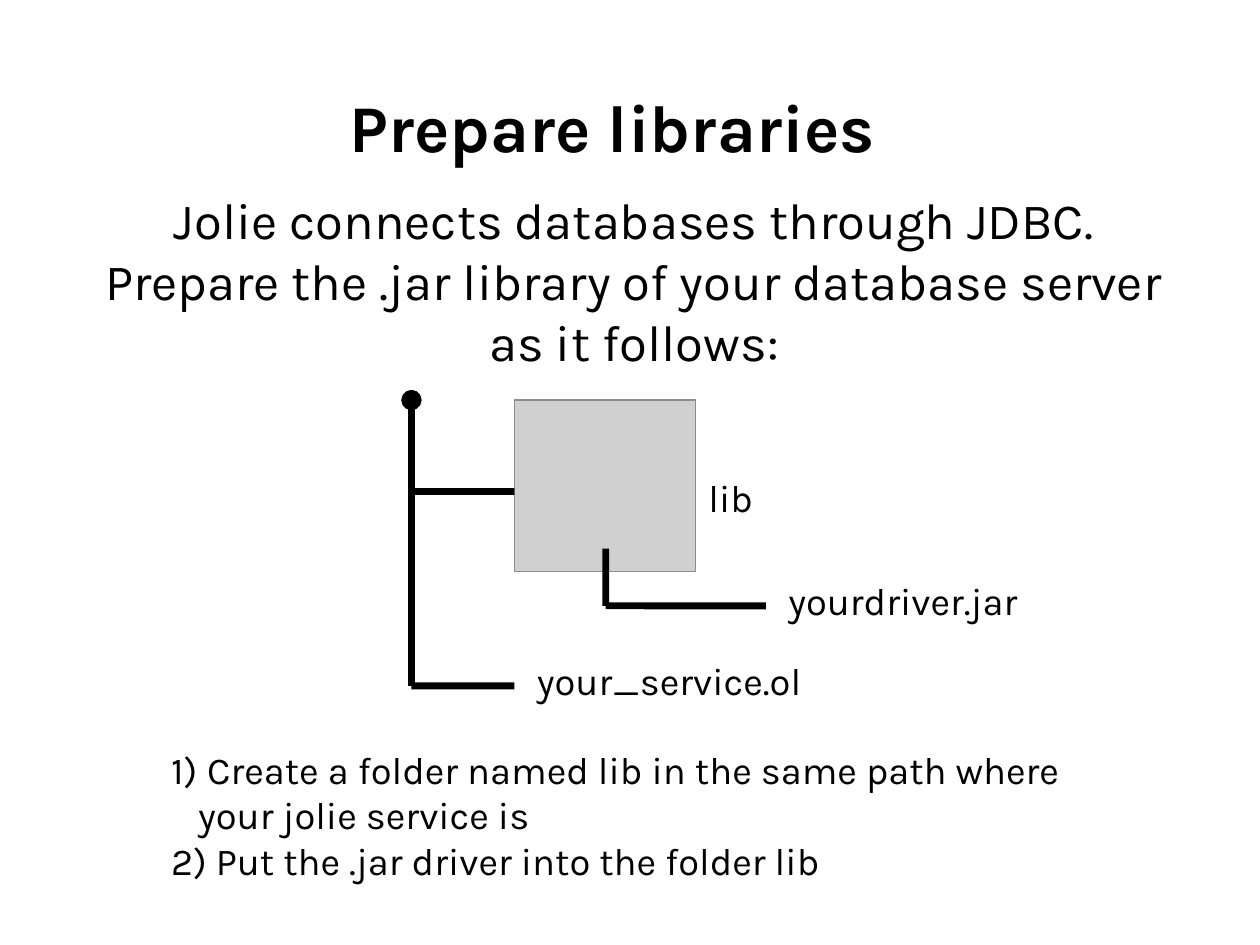
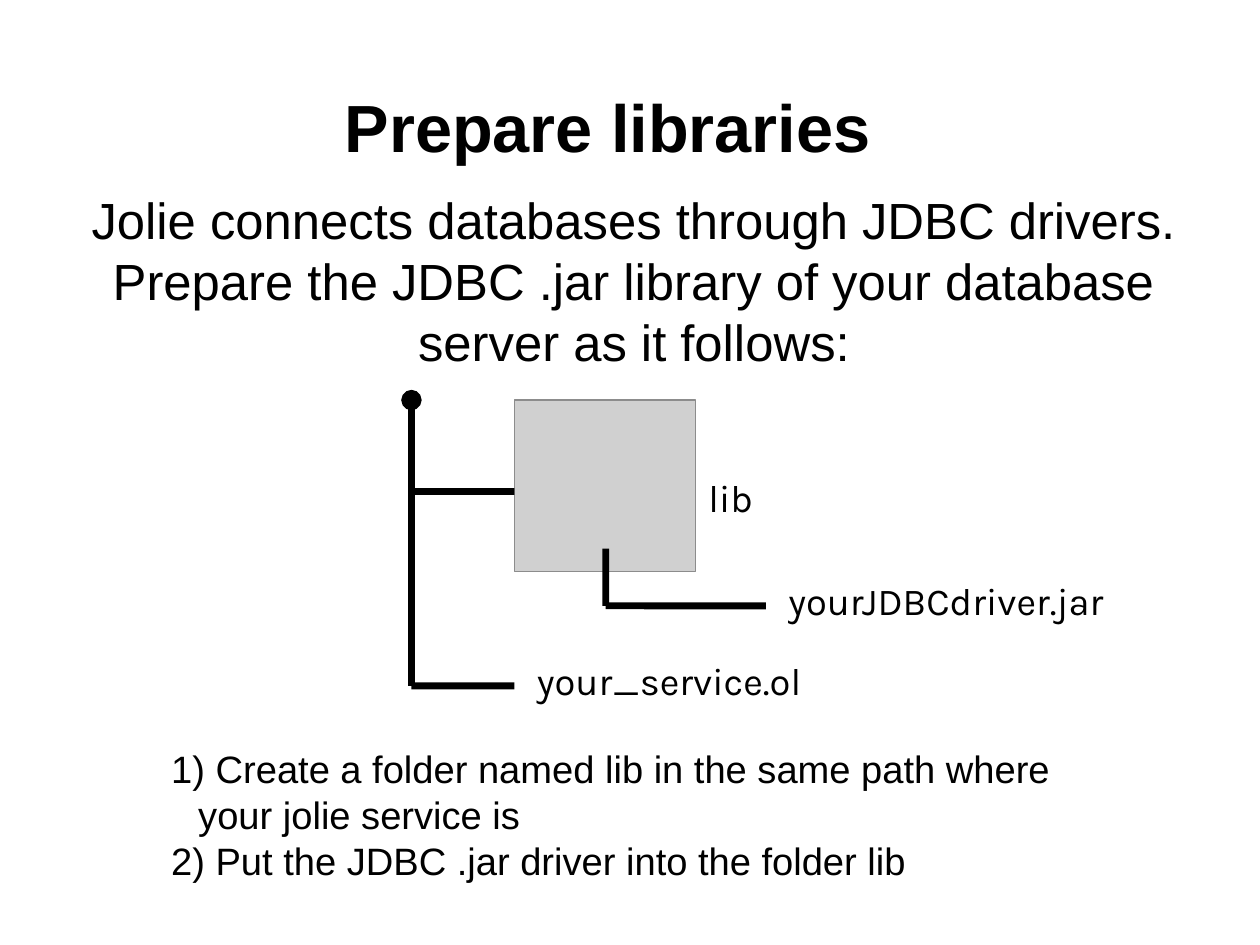
Before and after one commit to jolie/website, a slide deck: slide 3 of www/presentations/database.odp. Drawn at 1260x945 pixels with LibreOffice and Linux fonts; fonts in the diff are those of the drawing; grey boxes stand for pictures. Boxes give left, top, right and bottom in pixels: in the first picture for what was removed or moved away, otherwise in the second. Text is boxed around its words. In the diff, an @@ line names an element or a change of style, - is before the commit and + after.

```diff
--- a/www/presentations/database.odp
+++ b/www/presentations/database.odp
@@ text "Prepare libraries" at (345, 103, 870, 164): font Karla to Arial @@
@@ text at (92, 202, 1175, 362): text changed; font Karla to Arial @@
-Jolie connects databases through JDBC.
-Prepare the .jar library of your database server
-as it follows:
+Jolie connects databases through JDBC drivers.
+Prepare the JDBC .jar library of your database server as it follows:
@@ text at (788, 588, 1103, 625): text changed @@
-yourdriver.jar
+yourJDBCdriver.jar
@@ text at (198, 755, 1050, 837): font Karla to Arial in "Create a folder named lib in the ..." @@
@@ text at (216, 847, 905, 883): text changed; font Karla to Arial @@
-2) Put the .jar driver into the folder lib
+2) Put the JDBC .jar driver into the folder lib
```
Also in this commit, not shown: 8 other slides changed, 2 other files.
